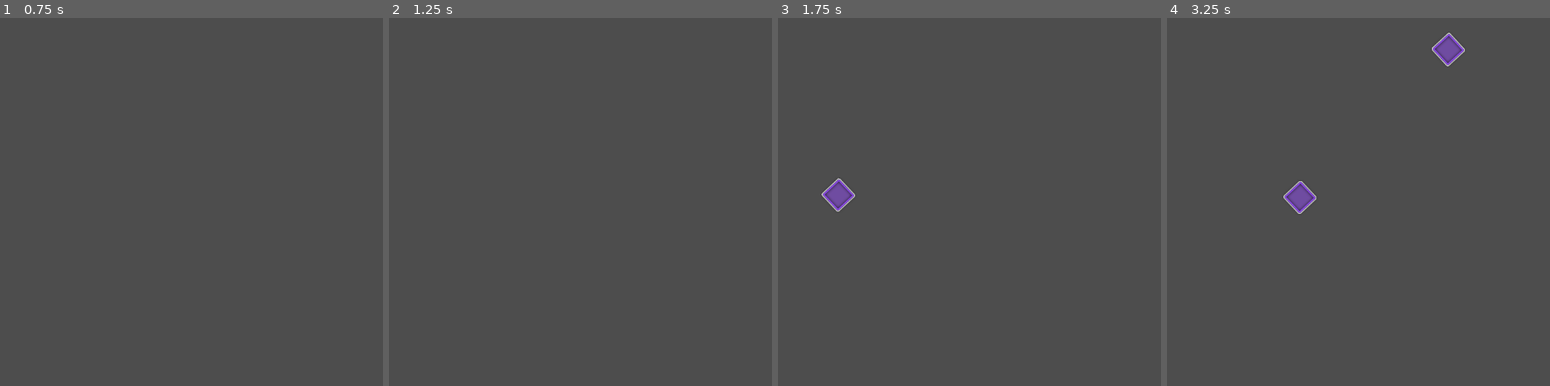
Above: before the commit, frames 1-4 (left to right).
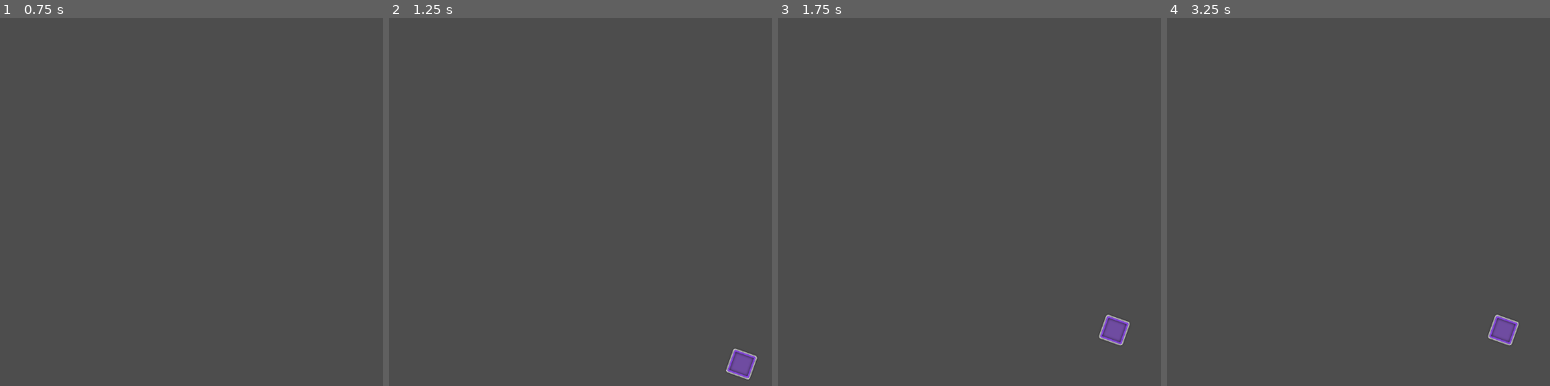
Above: after the commit, the same moments.

Repository: LovelyDream-Dev/Note-Spawning-System
Game: Godot game, scene res://NoteSpawnerComponent/Scenes/NoteSpawner/note_spawner.tscn
Same seed, same stepped clock (60 frames per second), same inputs: the game is played once before the commit and once after it. The engine's default icon, where the game draws it, is replaced by a stand-in: a white triangle on a blue panel in a dark square. Sound files missing from this copy of the repository are replaced by a short silence.
Inputs (mouse positions are in pixels of both pictures, inside the frame that each line leads up to):
- Up to frame 1 (0.75 s): tap Enter (ui_accept) at 0.5 s; move the mouse to (outside the picture) at 0.52 s
- Up to frame 2 (1.25 s): tap Enter (ui_accept) at 0.77 s
- Up to frame 3 (1.75 s): move the mouse to (923, 220) at 1.27 s; tap Enter (ui_accept) at 1.52 s
- Up to frame 4 (3.25 s): move the mouse to (1507, 121) at 2.02 s; tap Enter (ui_accept) at 2.75, 3.02 s; move the mouse to (1408, 275) at 2.77 s

Frame 1 is identical in both runs. In frame 2, 0.4% of the frame differs, in the area x 88-97%, y 89-99%; in frame 3, 0.9%; in frame 4, 1.3%, in the area x 30-92%, y 4-90%.

Commit message:
Attempted to create sliders, commented out the slider code as it currently isnt functional.

Diff:
--- a/NoteSpawnerComponent/Scenes/HitObject/hit_object.gd
+++ b/NoteSpawnerComponent/Scenes/HitObject/hit_object.gd
@@ -1,22 +1,56 @@
 extends Node2D
 class_name HitObject
+
+@onready var sliderSpawnTimer:Timer = Timer.new()
+
+var noteContainerParent:Node2D
 
 var hitNoteTexture:Texture = null
 var hitNoteOutlineTexture:Texture = null
 
-var start:float
-var end:bool
+var hitAngle:float
+var releaseAngle:float
 var side:int
+
+## TODO Unused slider variables, fix slider implementation
+## If the note is a slider, [member sliderProgress] is far along the slider is from 0.0 to 1.0.
+var sliderProgress:float
+var sliderDuration:float
+var sliderSpawnDuration:float
+var sliderSpawnProgress:float
 
 var center:Vector2
 
 func _enter_tree() -> void:
+	noteContainerParent = get_parent()
 	var hitNote = Sprite2D.new()
 	var hitNoteOutline = Sprite2D.new()
 	hitNote.texture = hitNoteTexture
 	hitNoteOutline.texture = hitNoteOutlineTexture
+
+	if side == -1: hitNote.modulate = Color("924CF4")
+	elif side == 1: hitNote.modulate = Color("F44C4F")
+
 	self.add_child(hitNoteOutline)
 	self.add_child(hitNote)
-	if side == -1: hitNote.modulate = Color("924CF4")
-	elif side == 1: hitNote.modulate = Color("F44C4F")
 	self.look_at(center)
+
+func _ready() -> void:
+	#self.add_child(sliderSpawnTimer)
+	#sliderSpawnTimer.one_shot = true
+	#sliderSpawnTimer.start(sliderSpawnDuration)
+	pass
+
+func _process(_delta: float) -> void:
+	#sliderSpawnProgress = min(sliderSpawnTimer.time_left / sliderSpawnDuration, 1.0)
+	#queue_redraw()
+	pass
+
+func _draw() -> void:
+	pass
+	#if sliderDuration > 0:
+		#draw_slider()
+
+func draw_slider():
+	draw_circle(noteContainerParent.position, noteContainerParent.radiusInPixels, Color.GREEN, false)
+	draw_arc(noteContainerParent.position, noteContainerParent.radiusInPixels, hitAngle, releaseAngle * sliderSpawnProgress, 100, Color.WHITE, 10, true)
--- a/NoteSpawnerComponent/Scenes/HitObject/hit_object.tscn
+++ b/NoteSpawnerComponent/Scenes/HitObject/hit_object.tscn
@@ -4,3 +4,5 @@
 
 [node name="HitObject" type="Node2D"]
 script = ExtResource("1_sntnk")
+
+[node name="Camera2D" type="Camera2D" parent="."]
--- a/NoteSpawnerComponent/Scenes/NoteSpawner/editor_features.gd
+++ b/NoteSpawnerComponent/Scenes/NoteSpawner/editor_features.gd
@@ -31,20 +31,19 @@
 
 func _input(_event: InputEvent) -> void:
 	if Input.is_action_just_pressed(parent.lmbActionName):
-		var s = Sprite2D.new()
-		s.texture = load("res://icon.svg")
-		s.position = currentCirclePositionFromBeat
-		self.add_child(s)
+		pass
 
 func _process(_delta: float) -> void:
 	if !parent.inEditor:
 		self.hide()
 		return
+
+	queue_redraw()
 	if !self.visible: self.show()
+	mousePos = get_global_mouse_position()
 	notePlacementSide = parent.notePlacementSide
 	editorSnapDivisor = parent.editorSnapDivisor
 	notePlacementDirection = parent.notePlacementDirection
-	mousePos = get_global_mouse_position()
 	circleColor = parent.circleColor
 	radiusInPixels = parent.radiusInPixels
 	minMouseDistance = parent.minMouseDistance
@@ -81,3 +80,9 @@
 	var posx = center.x + radiusInPixels * cos(angle)
 	var posy = center.y + radiusInPixels * sin(angle)
 	currentCirclePositionFromBeat = Vector2(posx, posy)
+
+func place_note():
+	var sprite = Sprite2D.new()
+	sprite.texture = load("res://Default Skin/hit-note.png")
+	sprite.position = currentCirclePositionFromBeat
+	self.add_child(sprite)
--- /dev/null
+++ b/NoteSpawnerComponent/Scenes/NoteSpawner/note_container.gd
@@ -0,0 +1,11 @@
+extends Node2D
+
+var parent:NoteSpawner
+
+var radiusInPixels:float
+
+func _enter_tree() -> void:
+	parent = get_parent()
+
+func _process(_delta: float) -> void:
+	radiusInPixels = parent.radiusInPixels
--- a/NoteSpawnerComponent/Scenes/NoteSpawner/note_spawner.gd
+++ b/NoteSpawnerComponent/Scenes/NoteSpawner/note_spawner.gd
@@ -27,19 +27,17 @@
 @export var lmbActionName:StringName
 
 @onready var editorFeatures:EditorFeatures = $EditorFeatures
+@onready var noteContainer:Node2D = $NoteContainer
 
 var editorSnapDivisor:int = 2
 # TEMPORARY VALUE: The bpm of my test song
 var bpm:float = 163.0
 var secondsPerBeat:float
+var beatsPerSecond:float
 var mainSongPosition:float
 
 var testHitTimes:Array = [
-	{"start":1.48, "end":1.0, "side":-1.0},
-	{"start":1.85, "end":1.0, "side":-1.0},
-	{"start":2.22, "end":1.0, "side":-1.0},
-	{"start":2.59, "end":1.0, "side":-1.0},
-	{"start":2.96, "end":1.0, "side":-1.0}
+	{"startTime":1.0, "endTime":1.0, "side":-1.0},
 	]
 
 var currentlySpawnedNotes:Array = []
@@ -53,7 +51,7 @@
 			$TestSong.play()
 
 func _process(_delta: float) -> void:
-	print(bpm)
+	if beatsPerSecond != bpm/60: beatsPerSecond = bpm/60
 	if secondsPerBeat != 60/bpm: secondsPerBeat = 60/bpm
 	if $TestSong.playing:
 		mainSongPosition = $TestSong.get_playback_position()
@@ -63,35 +61,52 @@
 
 func spawn_notes():
 	for dict in testHitTimes:
-		var start:float = parse_hit_times(dict).start
-		var end:float = parse_hit_times(dict).end
+		var startTime:float = parse_hit_times(dict).start
+		var endTime:float = parse_hit_times(dict).end
 		var side:int = parse_hit_times(dict).side
-		if abs(mainSongPosition - start) < spawnWindowInSeconds and start not in currentlySpawnedNotes:
-			var beatPosition = start/secondsPerBeat
-			var angle = fmod(beatPosition, beatsPerRotation) * (TAU/beatsPerRotation)
+
+		# Check if the note hit time is within the spawn window and if the note is not already spawned
+		if abs(mainSongPosition - startTime) < spawnWindowInSeconds and startTime not in currentlySpawnedNotes:
+			# Calculate values needed for note spawning and set the values within the note
+			var hitBeatPosition = startTime * beatsPerSecond
+			var hitAngle = fmod(hitBeatPosition, beatsPerRotation) * (TAU/beatsPerRotation)
 			## This variable determines what side the notes spawn from, and the scroll speed.
 			var spawnDistanceFromCenter = spawnSide * radiusInPixels * 2 * scrollSpeed
-			var spawnPosition = get_position_along_radius(Vector2(0,0), spawnDistanceFromCenter, spawnDirection * angle)
-			var hitPosition = get_position_along_radius(Vector2(0,0), spawnSide * radiusInPixels, spawnDirection * angle)
-
+			var spawnPosition = get_position_along_radius(Vector2(0,0), spawnDistanceFromCenter, spawnDirection * hitAngle)
+			var hitPosition = get_position_along_radius(Vector2(0,0), spawnSide * radiusInPixels, spawnDirection * hitAngle)
 			var hitObject:HitObject = HitObject.new()
 			hitObject.hitNoteTexture = load("res://Default Skin/hit-note.png")
 			hitObject.hitNoteOutlineTexture = load("res://Default Skin/hit-note-outline.png")
-			hitObject.position = spawnPosition
 			hitObject.center = self.position
-			hitObject.start = start
-			hitObject.end = hitObject.end
+			hitObject.hitAngle = hitAngle
 			hitObject.side = side
+			# Spawn and animate a hit note
+			if endTime <= startTime:
+				hitObject.position = spawnPosition
+				var tw = create_tween().set_ease(Tween.EASE_OUT_IN).set_trans(Tween.TRANS_LINEAR).parallel()
+				tw.tween_property(hitObject as HitObject, "position", hitPosition, startTime-mainSongPosition)
+				noteContainer.add_child(hitObject)
+				currentlySpawnedNotes.append(startTime)
+			# Spawn and animate a slider note
+			# TODO Need to fix slider implementation
+			else:
+				var releaseBeatPosition = endTime * beatsPerSecond
+				var releaseAngle = fmod(releaseBeatPosition, beatsPerRotation) * (TAU/beatsPerRotation)
+				hitObject.position = get_position_along_radius(Vector2(0,0), spawnSide * radiusInPixels, spawnDirection * releaseAngle)
+				hitObject.releaseAngle = releaseAngle
+				hitObject.sliderDuration = endTime - startTime
+				noteContainer.add_child(hitObject)
+				currentlySpawnedNotes.append(startTime)
+				#var tw = create_tween().set_ease(Tween.EASE_OUT_IN).set_trans(Tween.TRANS_LINEAR).parallel()
 
-			var tw = create_tween().set_ease(Tween.EASE_OUT_IN).set_trans(Tween.TRANS_LINEAR).parallel()
-			tw.tween_property(hitObject, "position", hitPosition, start-mainSongPosition)
-			self.add_child(hitObject)
-			currentlySpawnedNotes.append(start)
+
+func get_beat_from_song_position(songPosition:float) -> float:
+	return songPosition * beatsPerSecond
 
 func parse_hit_times(dict:Dictionary):
 	var ParsedHitObject = HitObjectParser.new()
-	ParsedHitObject.start = dict["start"]
-	ParsedHitObject.end = dict["end"]
+	ParsedHitObject.start = dict["startTime"]
+	ParsedHitObject.end = dict["endTime"]
 	ParsedHitObject.side = dict["side"]
 	return ParsedHitObject
 
--- a/NoteSpawnerComponent/Scenes/NoteSpawner/note_spawner.tscn
+++ b/NoteSpawnerComponent/Scenes/NoteSpawner/note_spawner.tscn
@@ -1,7 +1,8 @@
-[gd_scene load_steps=4 format=3 uid="uid://ccnlo71607y2a"]
+[gd_scene load_steps=5 format=3 uid="uid://ccnlo71607y2a"]
 
 [ext_resource type="Script" uid="uid://cee1deioocrkl" path="res://NoteSpawnerComponent/Scenes/NoteSpawner/note_spawner.gd" id="1_tiwoa"]
 [ext_resource type="Script" uid="uid://boyx3pbnq85x3" path="res://NoteSpawnerComponent/Scenes/NoteSpawner/editor_features.gd" id="2_2esj1"]
+[ext_resource type="Script" uid="uid://ddv6xlyekomv3" path="res://NoteSpawnerComponent/Scenes/NoteSpawner/note_container.gd" id="3_2esj1"]
 [ext_resource type="AudioStream" uid="uid://drg3jp1lyduvx" path="res://NoteSpawnerComponent/Test Assets/Rhythm TAU OST Finished Mix 1.mp3" id="3_gfp56"]
 
 [node name="NoteSpawner" type="Node2D"]
@@ -15,5 +16,8 @@
 [node name="Camera2D" type="Camera2D" parent="."]
 zoom = Vector2(0.5, 0.5)
 
+[node name="NoteContainer" type="Node2D" parent="."]
+script = ExtResource("3_2esj1")
+
 [node name="TestSong" type="AudioStreamPlayer" parent="."]
 stream = ExtResource("3_gfp56")
Not shown, added: NoteSpawnerComponent/Scenes/NoteSpawner/note_container.gd.uid
